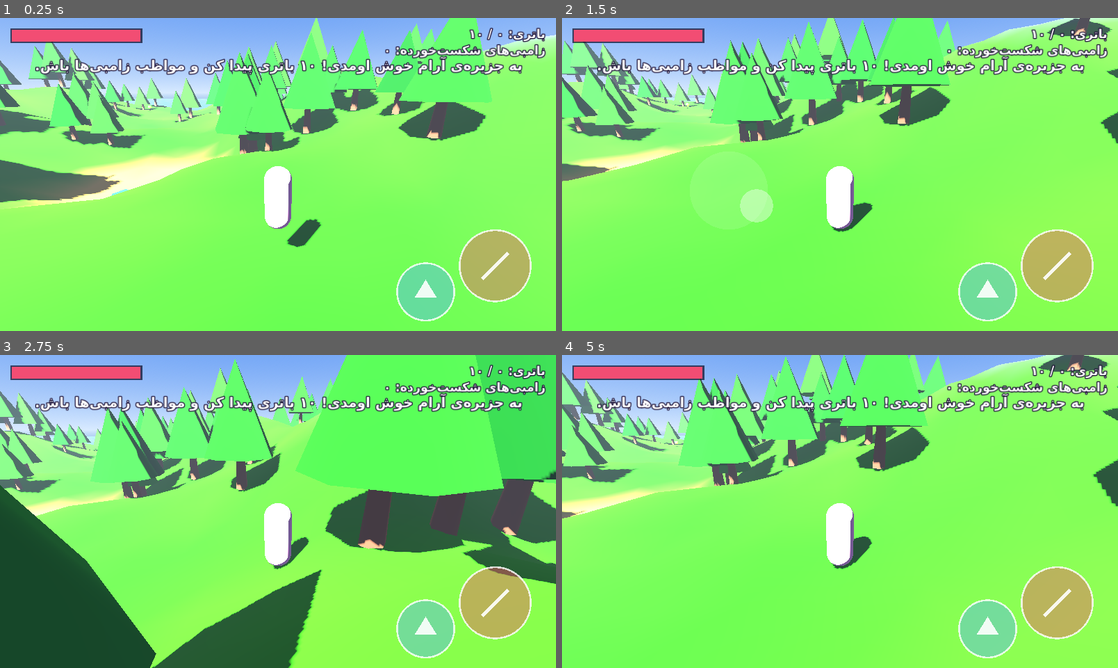
Above: before the commit, frames 1-4 (two rows, left to right).
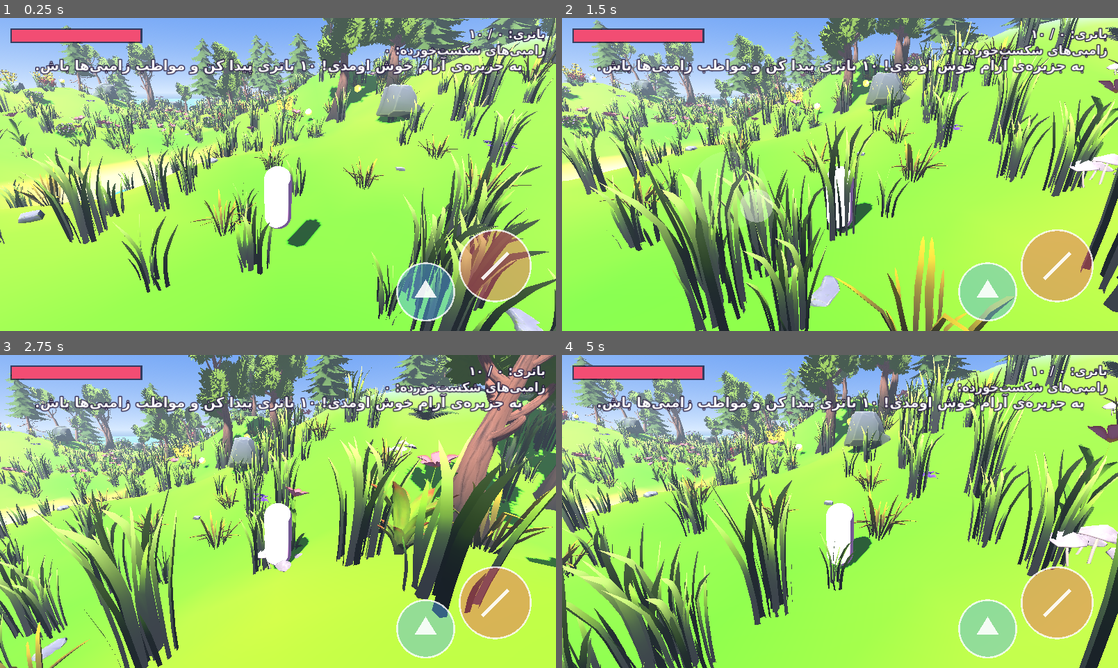
Above: after the commit, the same moments.

Repository: TenTa40/animeworld
Game: Godot game, scene res://scenes/main.tscn
Same seed, same stepped clock (60 frames per second), same inputs: the game is played once before the commit and once after it.
Inputs (mouse positions are in pixels of both pictures, inside the frame that each line leads up to):
- Up to frame 1 (0.25 s): no input
- Up to frame 2 (1.5 s): move the mouse to (962, 158) at 0.52 s; hold D 0.53-1.25 s; tap J at 0.6 s; click (962, 158) at 0.67 s; tap Space at 0.77 s; drag from (728, 190) to (812, 237) at 1.27 s
- Up to frame 3 (2.75 s): move the mouse to (333, 442) at 2.02 s; hold D from 2.03 s (still down); tap J at 2.1 s
- Up to frame 4 (5 s): release D at 2.75 s; drag from (812, 574) to (673, 464) at 2.77 s; move the mouse to (1006, 558) at 3.52 s; hold A 3.53-4.25 s; tap J at 3.6 s; tap Space at 3.77 s; drag from (673, 464) to (756, 433) at 4.27 s

The runs differ from the first frame. In frame 1, 86% of the frame differs, in the area x 0-100%, y 0-100%; in frame 2, 90%; in frame 3, 88%; in frame 4, 90%.
Error in both runs: Cannot call method 'get_parent' on a previously freed instance. (res://scripts/util.gd:133)

Commit message:
v2: stylized nature pack

Diff:
--- a/scripts/enemy.gd
+++ b/scripts/enemy.gd
@@ -17,7 +17,7 @@
 func _ready() -> void:
 	add_to_group("enemy")
 	collision_layer = 4
-	collision_mask = 1
+	collision_mask = 9
 	floor_snap_length = 0.7
 	var cs := CollisionShape3D.new()
 	var cap := CapsuleShape3D.new()
--- /dev/null
+++ b/scripts/nature.gd
@@ -0,0 +1,155 @@
+extends Node3D
+# Scatters the Quaternius "Stylized Nature MegaKit" models over the island with
+# MultiMesh chunks (cheap on mobile). Falls back gracefully if models are missing.
+
+const DIR := "res://assets/nature/"
+const TREES := ["CommonTree_1", "CommonTree_3", "CommonTree_4", "CommonTree_5", "Pine_4", "Pine_5"]
+
+var world = null
+var rng := RandomNumberGenerator.new()
+var tree_pos: Array = []
+var _meshes: Dictionary = {}
+var _chunks: Dictionary = {}
+
+# returns false when no tree model could be loaded (caller uses its fallback)
+func setup(w) -> bool:
+	world = w
+	rng.seed = 11
+	var have_tree: bool = false
+	for t in TREES:
+		if not _mesh(t).is_empty():
+			have_tree = true
+	if not have_tree:
+		return false
+	# trees (with a small trunk collider so you can't walk through them)
+	_scatter(TREES, 80, {"rmin": 9.0, "rmax": 88.0, "hmin": 1.8, "hmax": 9.5, "smin": 0.9, "smax": 1.5, "forest": true, "vis": 150.0, "chunk": 32.0, "collide": true, "slope": 30.0})
+	_scatter(["Bush_Common", "Bush_Common_Flowers"], 70, {"rmin": 6.0, "rmax": 88.0, "hmin": 1.6, "hmax": 9.5, "smin": 0.8, "smax": 1.5, "forest": true, "vis": 90.0, "chunk": 32.0, "slope": 35.0})
+	_scatter(["Rock_Medium_1", "Rock_Medium_2", "Rock_Medium_3"], 40, {"rmin": 10.0, "rmax": 90.0, "hmin": 0.6, "hmax": 13.0, "smin": 0.7, "smax": 1.8, "vis": 140.0, "chunk": 32.0, "collide": true, "slope": 60.0})
+	_scatter(["Grass_Common_Short", "Grass_Common_Tall", "Grass_Wispy_Short"], 1500, {"rmin": 0.0, "rmax": 88.0, "hmin": 1.4, "hmax": 9.0, "smin": 0.9, "smax": 1.6, "vis": 60.0, "chunk": 24.0, "noshadow": true, "slope": 40.0})
+	_scatter(["Fern_1", "Plant_1_Big", "Plant_7_Big", "Clover_1"], 150, {"rmin": 4.0, "rmax": 88.0, "hmin": 1.6, "hmax": 9.0, "smin": 0.5, "smax": 1.0, "forest": true, "vis": 70.0, "chunk": 24.0, "noshadow": true, "slope": 40.0})
+	_scatter(["Flower_3_Group", "Flower_3_Single", "Flower_4_Group"], 160, {"rmin": 3.0, "rmax": 85.0, "hmin": 1.6, "hmax": 8.5, "smin": 0.9, "smax": 1.4, "vis": 60.0, "chunk": 24.0, "noshadow": true, "slope": 30.0})
+	_scatter(["Mushroom_Common"], 30, {"rmin": 5.0, "rmax": 85.0, "hmin": 1.6, "hmax": 9.0, "smin": 1.0, "smax": 1.8, "forest": true, "vis": 50.0, "chunk": 32.0, "noshadow": true, "slope": 30.0})
+	_scatter(["Pebble_Round_1", "Pebble_Round_3", "Pebble_Square_1", "Pebble_Square_3"], 140, {"rmin": 0.0, "rmax": 88.0, "hmin": 0.5, "hmax": 9.0, "smin": 0.8, "smax": 1.8, "vis": 45.0, "chunk": 24.0, "noshadow": true, "slope": 40.0})
+	_flush()
+	return true
+
+func near_tree(p: Vector3, dist: float = 1.8) -> bool:
+	for t in tree_pos:
+		var q: Vector3 = t
+		if Vector2(q.x - p.x, q.z - p.z).length() < dist:
+			return true
+	return false
+
+# returns [Mesh, Transform3D] or [] if the model is not available
+func _mesh(nm: String) -> Array:
+	if _meshes.has(nm):
+		return _meshes[nm]
+	var res: Array = []
+	var path: String = DIR + nm + ".gltf"
+	if ResourceLoader.exists(path):
+		var ps: PackedScene = load(path) as PackedScene
+		if ps != null:
+			var inst: Node = ps.instantiate()
+			var mi: MeshInstance3D = null
+			if inst is MeshInstance3D:
+				mi = inst as MeshInstance3D
+			else:
+				for n in inst.find_children("*", "MeshInstance3D", true, false):
+					mi = n as MeshInstance3D
+					break
+			if mi != null and mi.mesh != null:
+				var m: Mesh = mi.mesh
+				var xf: Transform3D = mi.transform
+				res = [m, xf]
+			inst.free()
+	_meshes[nm] = res
+	return res
+
+func _scatter(names: Array, count: int, o: Dictionary) -> void:
+	var avail: Array = []
+	for nm in names:
+		if not _mesh(str(nm)).is_empty():
+			avail.append(str(nm))
+	if avail.is_empty():
+		return
+	var chunk: float = float(o.get("chunk", 32.0))
+	var min_cos: float = cos(deg_to_rad(float(o.get("slope", 40.0))))
+	var placed: int = 0
+	var tries: int = 0
+	while placed < count and tries < count * 12:
+		tries += 1
+		var r: float = lerpf(float(o["rmin"]), float(o["rmax"]), sqrt(rng.randf()))
+		var ang: float = rng.randf() * TAU
+		var x: float = cos(ang) * r
+		var z: float = sin(ang) * r
+		var h: float = world.height(x, z)
+		if h < float(o["hmin"]) or h > float(o["hmax"]):
+			continue
+		var nrm: Vector3 = Vector3(world.height(x - 1.0, z) - world.height(x + 1.0, z), 2.0, world.height(x, z - 1.0) - world.height(x, z + 1.0)).normalized()
+		if nrm.y < min_cos:
+			continue
+		if bool(o.get("forest", false)):
+			var f: float = world.forest(x, z)
+			if rng.randf() > smoothstep(0.35, 0.65, f) + 0.1:
+				continue
+		var nm: String = avail[rng.randi() % avail.size()]
+		var s: float = rng.randf_range(float(o["smin"]), float(o["smax"]))
+		var b: Basis = Basis(Vector3.UP, rng.randf() * TAU).scaled(Vector3(s, s, s))
+		var pos: Vector3 = Vector3(x, h - 0.05, z)
+		var md: Array = _mesh(nm)
+		var xf: Transform3D = Transform3D(b, pos) * (md[1] as Transform3D)
+		var key: String = "%s|%d|%d|%d|%d|%d" % [nm, int(floor(x / chunk)), int(floor(z / chunk)), int(float(o.get("vis", 100.0))), 1 if bool(o.get("noshadow", false)) else 0, 0]
+		if not _chunks.has(key):
+			_chunks[key] = []
+		(_chunks[key] as Array).append(xf)
+		placed += 1
+		if bool(o.get("collide", false)):
+			_add_collider(pos, s, nm)
+			if nm.begins_with("Common") or nm.begins_with("Pine"):
+				tree_pos.append(pos)
+
+func _add_collider(pos: Vector3, s: float, nm: String) -> void:
+	var body := StaticBody3D.new()
+	body.collision_layer = 8
+	body.collision_mask = 0
+	var cs := CollisionShape3D.new()
+	if nm.begins_with("Rock"):
+		var sp := SphereShape3D.new()
+		sp.radius = 1.1 * s
+		cs.shape = sp
+		cs.position = Vector3(0, 0.6 * s, 0)
+	else:
+		var cy := CylinderShape3D.new()
+		cy.radius = 0.35 * s
+		cy.height = 4.0
+		cs.shape = cy
+		cs.position = Vector3(0, 2.0, 0)
+	body.add_child(cs)
+	body.position = pos
+	add_child(body)
+
+func _flush() -> void:
+	for key in _chunks.keys():
+		var parts: PackedStringArray = str(key).split("|")
+		var nm: String = parts[0]
+		var vis: float = float(parts[3])
+		var noshadow: bool = parts[4] == "1"
+		var arr: Array = _chunks[key]
+		var md: Array = _mesh(nm)
+		if md.is_empty() or arr.is_empty():
+			continue
+		var mm := MultiMesh.new()
+		mm.transform_format = MultiMesh.TRANSFORM_3D
+		mm.mesh = md[0] as Mesh
+		mm.instance_count = arr.size()
+		for i in range(arr.size()):
+			mm.set_instance_transform(i, arr[i] as Transform3D)
+		var mmi := MultiMeshInstance3D.new()
+		mmi.multimesh = mm
+		if noshadow:
+			mmi.cast_shadow = GeometryInstance3D.SHADOW_CASTING_SETTING_OFF
+		# visibility range is measured to the chunk centre, so add some slack
+		mmi.visibility_range_end = vis + 20.0
+		mmi.visibility_range_end_margin = 6.0
+		add_child(mmi)
+	_chunks.clear()
--- a/scripts/player.gd
+++ b/scripts/player.gd
@@ -23,7 +23,7 @@
 func _ready() -> void:
 	add_to_group("player")
 	collision_layer = 2
-	collision_mask = 1
+	collision_mask = 9
 	floor_snap_length = 0.7
 	floor_max_angle = deg_to_rad(60.0)
 	var cs := CollisionShape3D.new()
--- a/scripts/world.gd
+++ b/scripts/world.gd
@@ -7,6 +7,7 @@
 const ENEMY = preload("res://scripts/enemy.gd")
 const HUD = preload("res://scripts/hud.gd")
 const PICKUP = preload("res://scripts/pickup.gd")
+const NATURE = preload("res://scripts/nature.gd")
 
 const RADIUS := 95.0
 const HALF := 96.0
@@ -15,6 +16,8 @@
 const MAX_ZOMBIES := 7
 
 var noise := FastNoiseLite.new()
+var forest_noise := FastNoiseLite.new()
+var nature = null
 var hud = null
 var player = null
 var collected: int = 0
@@ -29,10 +32,18 @@
 	noise.frequency = 0.02
 	noise.fractal_octaves = 3
 	noise.seed = 7
+	forest_noise.noise_type = FastNoiseLite.TYPE_SIMPLEX_SMOOTH
+	forest_noise.frequency = 0.014
+	forest_noise.seed = 99
 	_make_environment()
 	_build_terrain()
 	_build_water()
-	_build_trees()
+	nature = NATURE.new()
+	add_child(nature)
+	if not nature.setup(self):
+		nature.queue_free()
+		nature = null
+		_build_trees()
 	hud = HUD.new()
 	add_child(hud)
 	player = PLAYER.new()
@@ -64,9 +75,13 @@
 	h -= smoothstep(RADIUS * 0.5, RADIUS, d) * 16.0
 	return h
 
+# 0..1, high = dense forest
+func forest(x: float, z: float) -> float:
+	return forest_noise.get_noise_2d(x, z) * 0.5 + 0.5
+
 func _terrain_color(h: float, x: float, z: float) -> Color:
 	var t: float = noise.get_noise_2d(x * 3.1 + 50.0, z * 3.1) * 0.5 + 0.5
-	var col: Color = Color(0.36, 0.72, 0.28).lerp(Color(0.55, 0.84, 0.32), t)
+	var col: Color = Color(0.42, 0.78, 0.26).lerp(Color(0.66, 0.9, 0.3), t)
 	var sand: float = 1.0 - smoothstep(0.6, 1.5, h)
 	col = col.lerp(Color(0.93, 0.85, 0.58), sand)
 	var rock: float = smoothstep(9.0, 11.0, h)
@@ -129,6 +144,8 @@
 		var z: float = sin(ang) * r
 		var h: float = height(x, z)
 		if h > 1.8 and h < 9.5:
+			if nature != null and nature.near_tree(Vector3(x, h, z), 2.2):
+				continue
 			return Vector3(x, h, z)
 	return Vector3(0, height(0, 0), 0) + Vector3(3, 0, 3)
 
Binary file added: assets/nature/Bark_NormalTree.png
Binary file added: assets/nature/Bush_Common.bin
Not shown, added: assets/nature/Bush_Common.gltf
Binary file added: assets/nature/Bush_Common_Flowers.bin
Not shown, added: assets/nature/Bush_Common_Flowers.gltf
Binary file added: assets/nature/Clover_1.bin
Not shown, added: assets/nature/Clover_1.gltf
Binary file added: assets/nature/CommonTree_1.bin
Not shown, added: assets/nature/CommonTree_1.gltf
Binary file added: assets/nature/CommonTree_3.bin
Not shown, added: assets/nature/CommonTree_3.gltf
Binary file added: assets/nature/CommonTree_4.bin
(and 51 more such lines)
